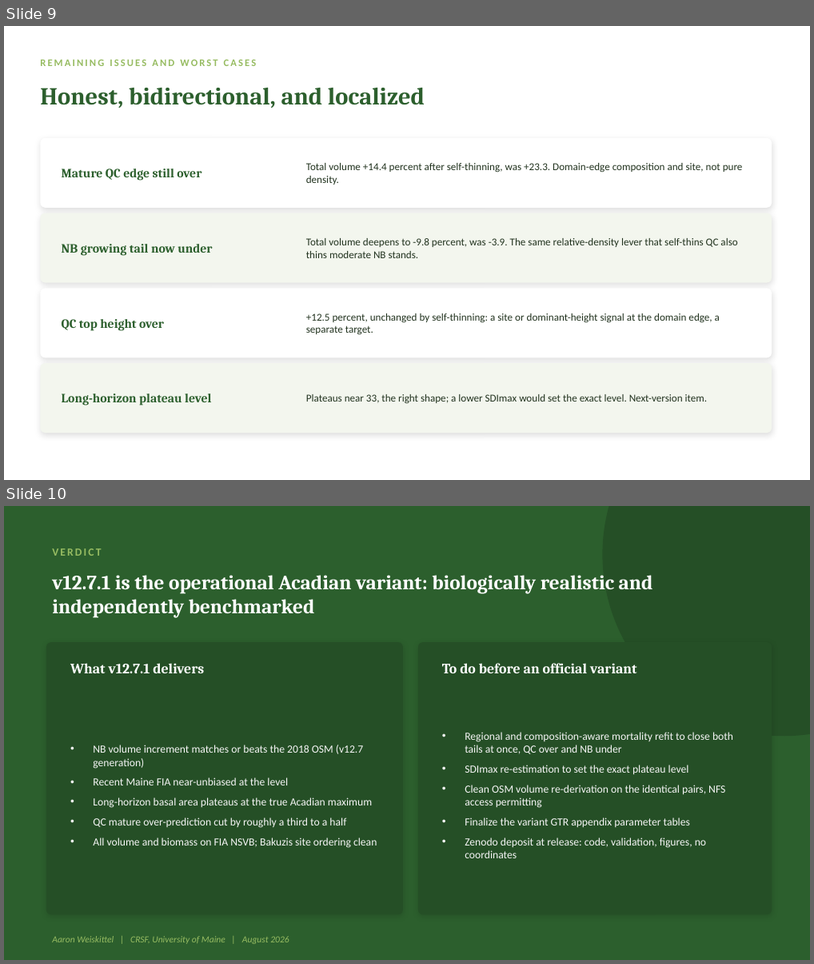
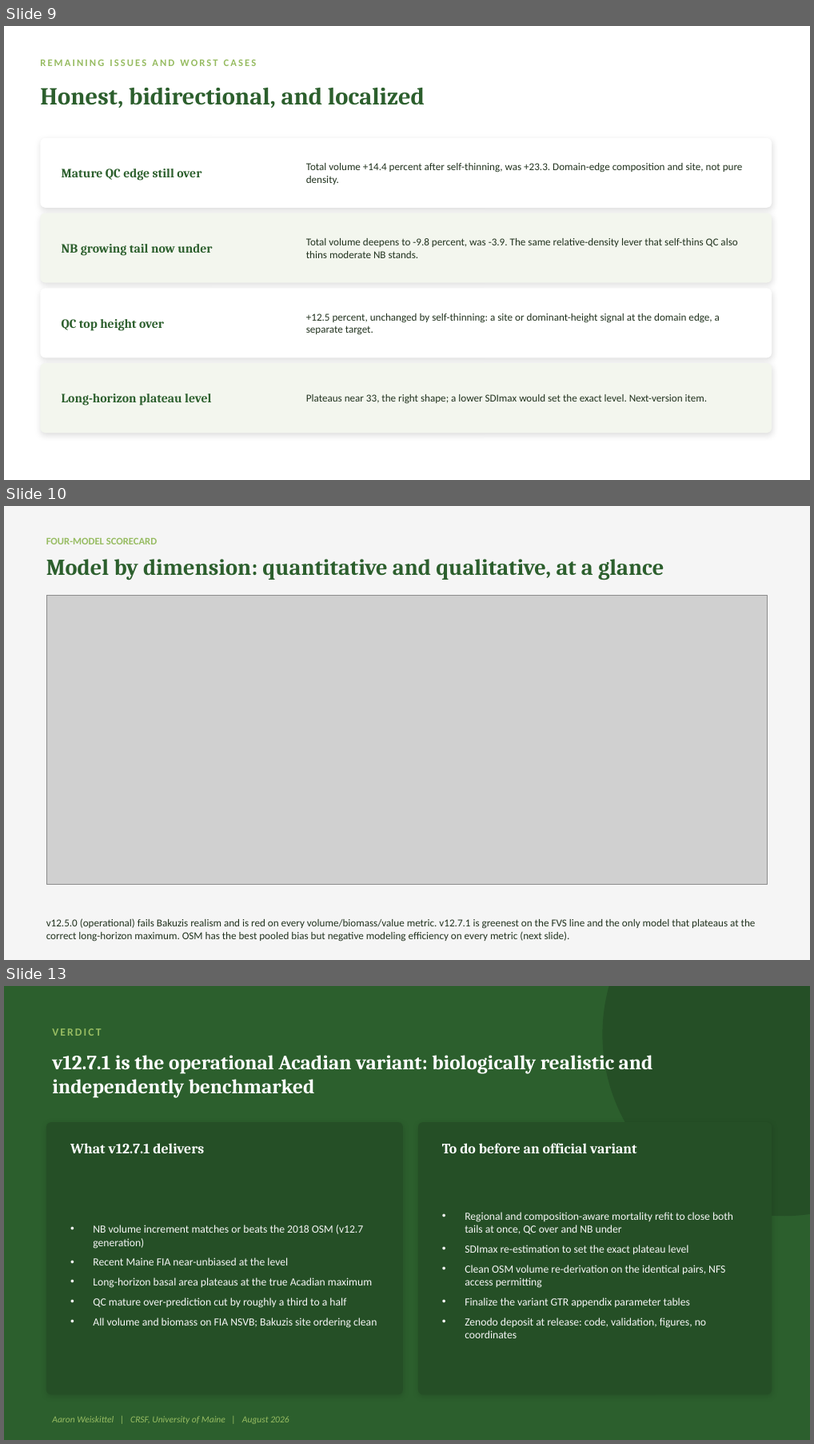
Before and after one commit to holoros/fvs-acd, a slide deck: FVS-ACD_v1271_Hennigar_Aug2026.pptx. Shown one above the other, each under a label of ours: slides 9 and 10 before the commit, slides 9, 10 and 13 after it; the slides between them are not shown. The pictures are 814x964 and 814x1444 pixels, drawn with LibreOffice and Linux fonts; fonts in the diff are those of the drawing; grey boxes stand for pictures. Boxes give left, top, right and bottom in pixels: in the first picture for what was removed or moved away, otherwise in the second. Text is boxed around its words. In the diff, an @@ line names an element or a change of style, - is before the commit and + after.

Commit message:
Four-model scorecard (v12.5.0, v12.7.0, v12.7.1, OSM v2.26.1): quantitative (bias, RMSE, NSE, PAI, FIA) and qualitative (Bakuzis, trajectory, transparency, usability, uncertainty) dimensions, heatmap + radar figures, updated Hennigar deck and benchmark report
- OSM confirmed at latest release v2.26.1 (checked OSM-Contributors GitHub and forusresearch.com)
- v12.5.0 comprehensive benchmark run (cb_v125_results.csv) and recent Maine FIA run added
- four_way_scorecard.R merges all four models on identical in-domain MagPlot NB/QC pairs
- Key finding: OSM has lowest pooled bias but negative modeling efficiency (NSE) on every metric;
  v12.5.0 fails Bakuzis self-thinning outright (BA to 62-64 m2/ha at age 120); v12.7.1 best overall
- Verdict: v12.7.1 recommended forward version; v12.8 regional/composition-aware mortality refit
  remains the flagged next step for the NB/QC bidirectional bias

```diff
--- a/FVS-ACD_v1271_Hennigar_Aug2026.pptx
+++ b/FVS-ACD_v1271_Hennigar_Aug2026.pptx
@@ slide 10 added at [4, 506, 810, 960], background #F5F5F5 @@
@@ text added at [46, 538, 157, 544], 12 pt, text #97BC62, bold @@
+FOUR-MODEL SCORECARD
@@ text added at [46, 559, 664, 580], 27 pt, text #2C5F2D, bold @@
+Model by dimension: quantitative and qualitative, at a glance
@@ picture added at [47, 596, 768, 884] @@
@@ text added at [46, 918, 756, 941], 12.5 pt, text #22331F @@
+v12.5.0 (operational) fails Bakuzis realism and is red on every volume/biomass/value metric. v12.7.1 is greenest on the FVS line and the only model that plateaus at the correct long-horizon maximum. OSM has the best pooled bias but negative modeling efficiency on every metric (next slide).
@@ what was slide 10 is now slide 13 @@
```
Also in this commit, not shown: 3 slides changed, 2 other slides added, 10 other files.
